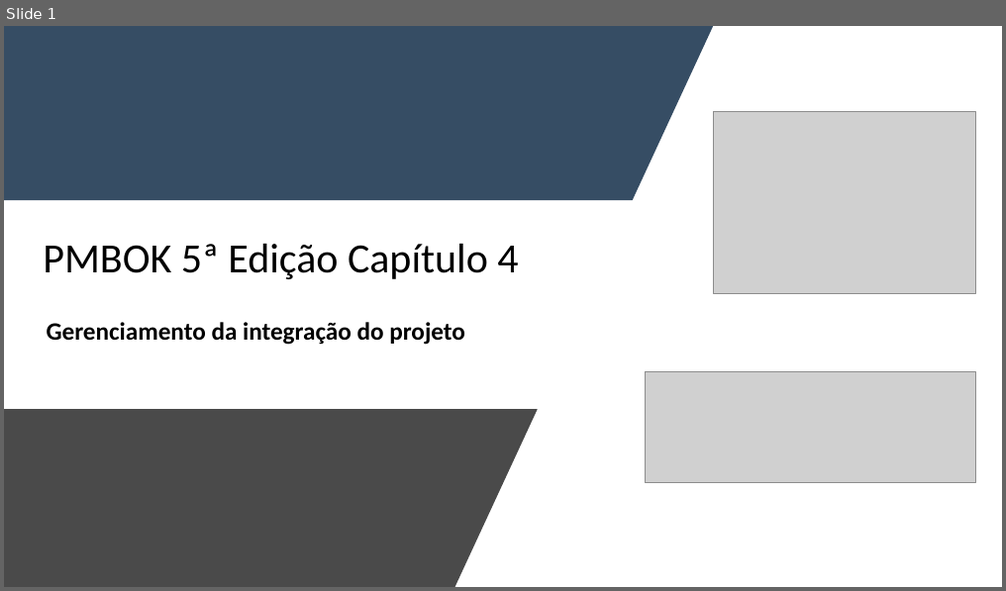
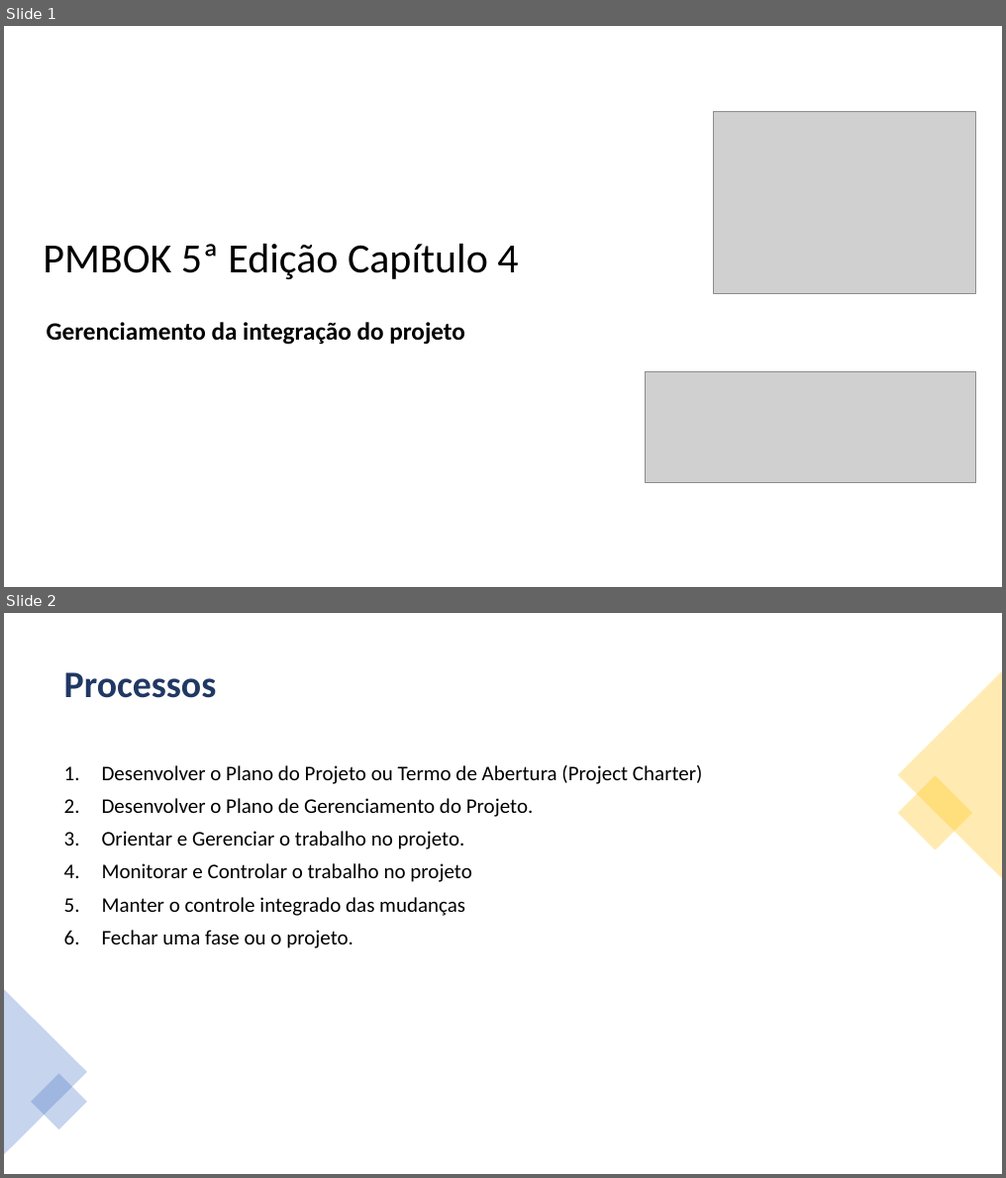
Before and after one commit to jharbes/ADMINISTRACAO-DE-REDES, a slide deck: RELATORIO PROVA P2/relatorio-pmbok-capitulo4-jharbes.pptx. Shown one above the other, each under a label of ours: slide 1 before the commit, slides 1 and 2 after it. The pictures are 1006x591 and 1006x1178 pixels, drawn with LibreOffice and Linux fonts; fonts in the diff are those of the drawing; grey boxes stand for pictures. Boxes give left, top, right and bottom in pixels: in the first picture for what was removed or moved away, otherwise in the second. Text is boxed around its words. In the diff, an @@ line names an element or a change of style, - is before the commit and + after.

```diff
--- a/RELATORIO PROVA P2/relatorio-pmbok-capitulo4-jharbes.pptx
+++ b/RELATORIO PROVA P2/relatorio-pmbok-capitulo4-jharbes.pptx
@@ slide 2 added at [4, 613, 1002, 1174], background #FFFFFF @@
@@ triangle added at [898, 671, 1002, 878], fill #FFC000 at 30% opacity @@
@@ title added at [64, 672, 217, 698], 36 pt, text #203864, bold @@
+Processos
@@ text added at [102, 765, 703, 949], 20 pt, text #000000 @@
+1. Desenvolver o Plano do Projeto ou Termo de Abertura (Project Charter)
+2. Desenvolver o Plano de Gerenciamento do Projeto.
+3. Orientar e Gerenciar o trabalho no projeto.
+4. Monitorar e Controlar o trabalho no projeto
+5. Manter o controle integrado das mudanças
+6. Fechar uma fase ou o projeto.
@@ rectangle added at [898, 775, 973, 851], fill #FFC000 at 30% opacity @@
@@ triangle added at [4, 989, 87, 1155], fill #4472C4 at 30% opacity @@
@@ rectangle added at [31, 1073, 87, 1130], fill #4472C4 at 30% opacity @@
@@ slide 1 changed as well @@
@@ freeform shape removed at [4, 26, 713, 200] @@
@@ freeform shape removed at [4, 409, 538, 587] @@
```
Also in this commit, not shown: 4 other slides added, 1 other file.
